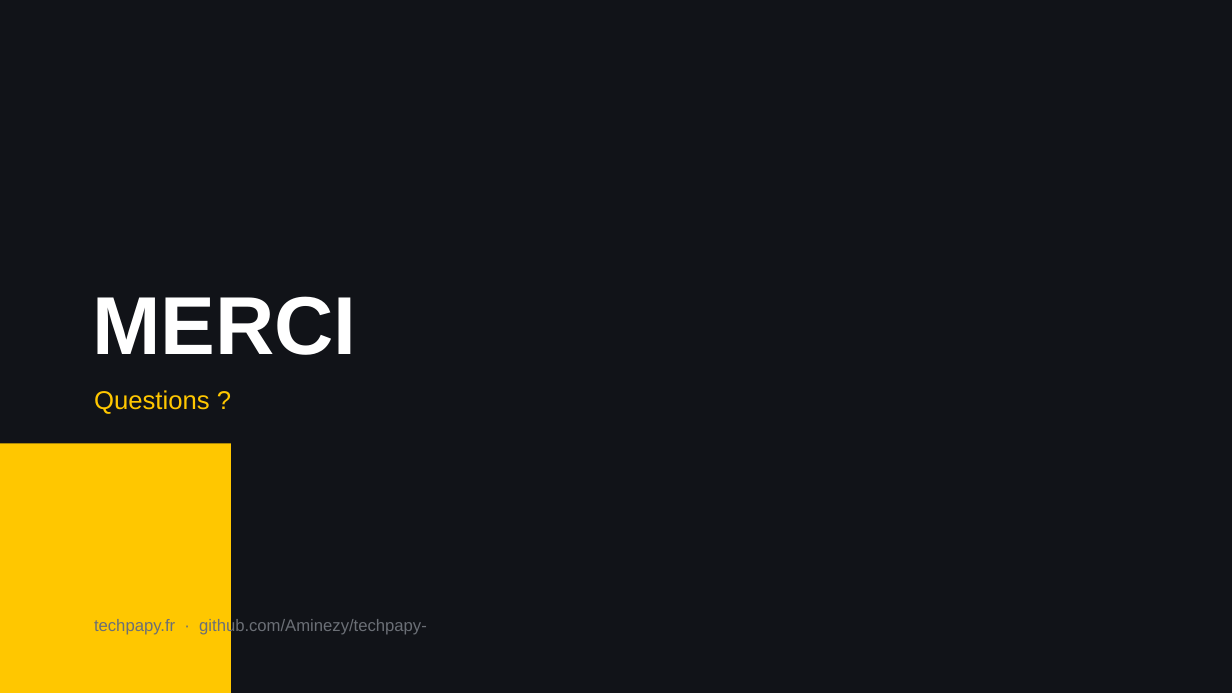
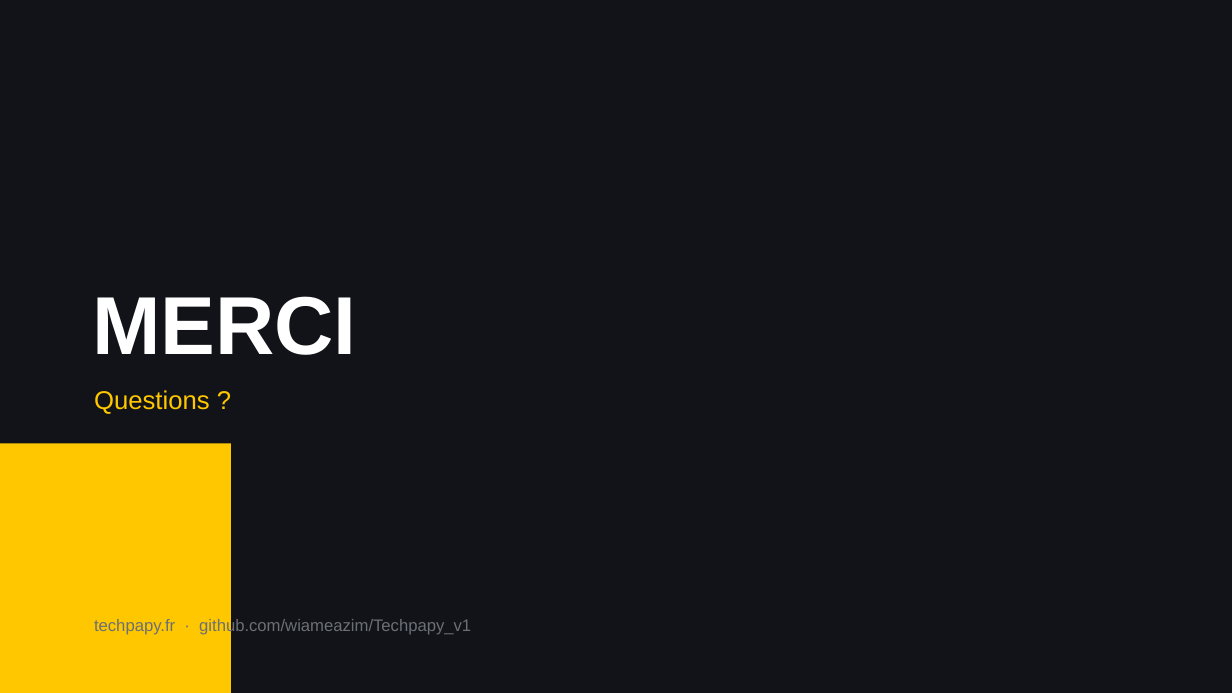
Before and after one commit to wiameazim/Techpapy_v1, a slide deck: slide 14 of TechPapy_Presentation.pptx. Drawn at 1232x693 pixels with LibreOffice and Linux fonts; fonts in the diff are those of the drawing. Boxes give left, top, right and bottom in pixels: in the first picture for what was removed or moved away, otherwise in the second. Text is boxed around its words. In the diff, an @@ line names an element or a change of style, - is before the commit and + after.

```diff
--- a/TechPapy_Presentation.pptx
+++ b/TechPapy_Presentation.pptx
@@ text at [94,617,471,635]: text changed @@
-techpapy.fr · github.com/Aminezy/techpapy-
+techpapy.fr · github.com/wiameazim/Techpapy_v1
```
Also in this commit, not shown: 2 other slides changed, 1 slide added, 1 slide removed, 4 other files.
